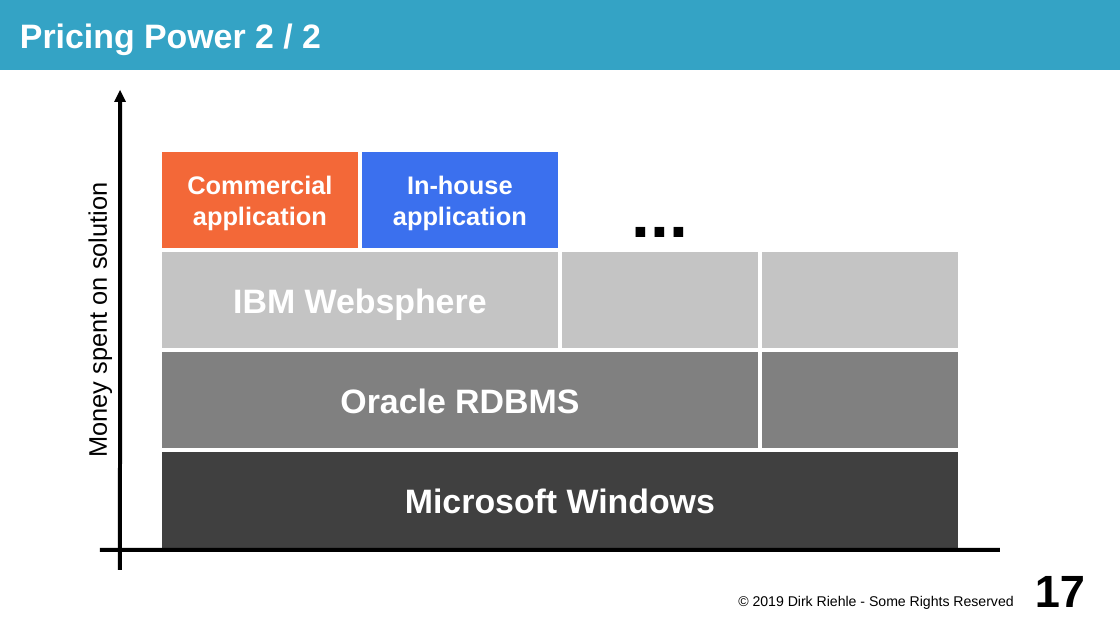
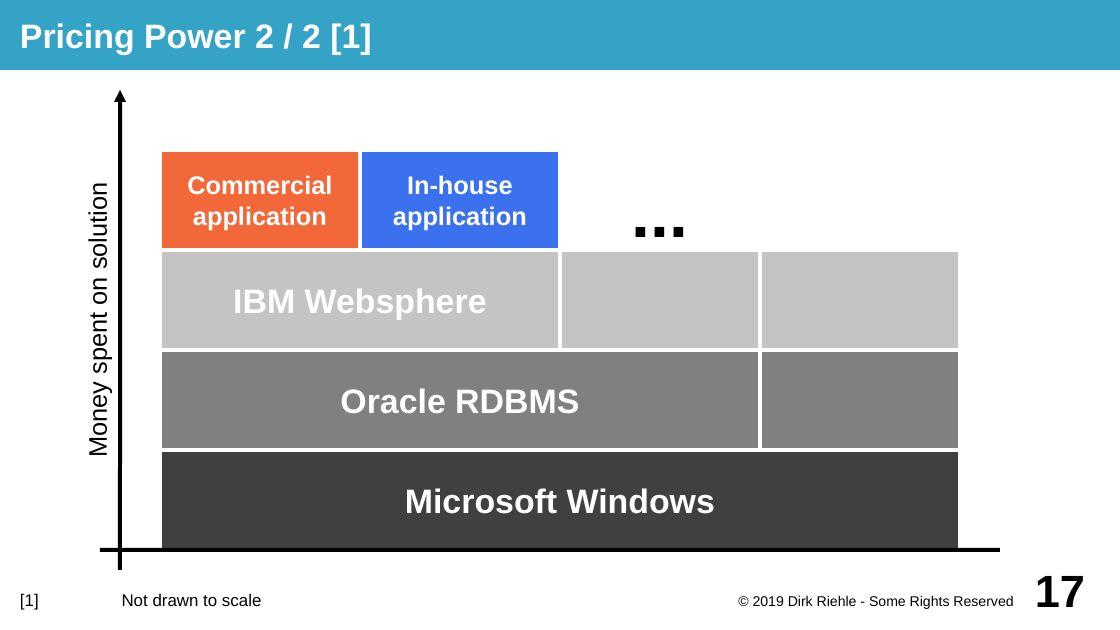
Before and after one commit to dirkriehle/prod-course, a slide deck: slide 17 of Lecture slides/PROD B03 - The Software Industry.odp. Drawn at 1120x630 pixels with LibreOffice and Linux fonts; fonts in the diff are those of the drawing. Boxes give left, top, right and bottom in pixels: in the first picture for what was removed or moved away, otherwise in the second. Text is boxed around its words. In the diff, an @@ line names an element or a change of style, - is before the commit and + after.

```diff
--- a/Lecture slides/PROD B03 - The Software Industry.odp
+++ b/Lecture slides/PROD B03 - The Software Industry.odp
@@ title at (x1=20, y1=23, x2=371, y2=55): text changed @@
-Pricing Power 2 / 2
+Pricing Power 2 / 2 [1]
@@ text added at (x1=20, y1=593, x2=261, y2=610), 12 pt, text #000000 @@
+[1] Not drawn to scale
```
Also in this commit, not shown: 3 other slides changed, 15 other files.
